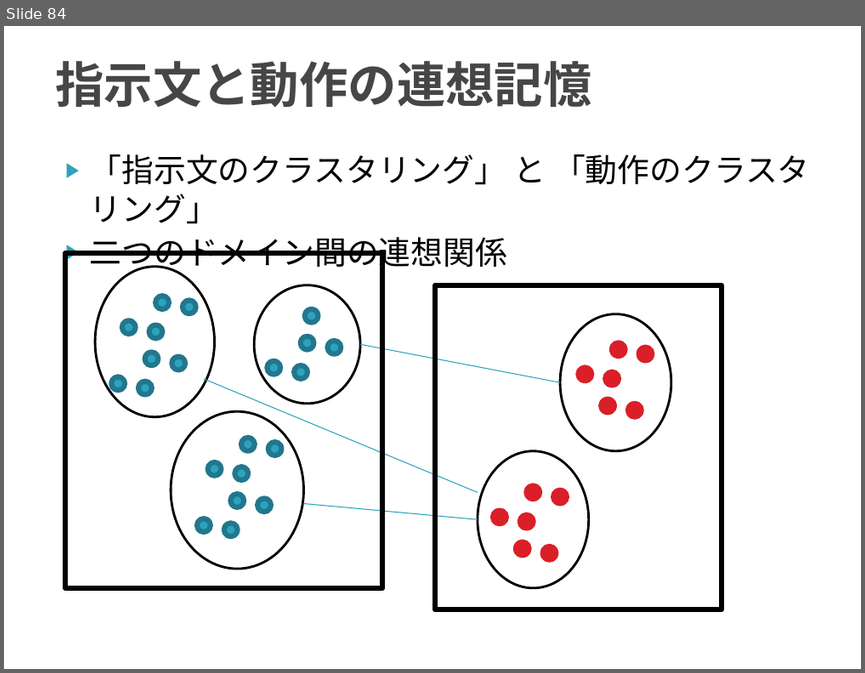
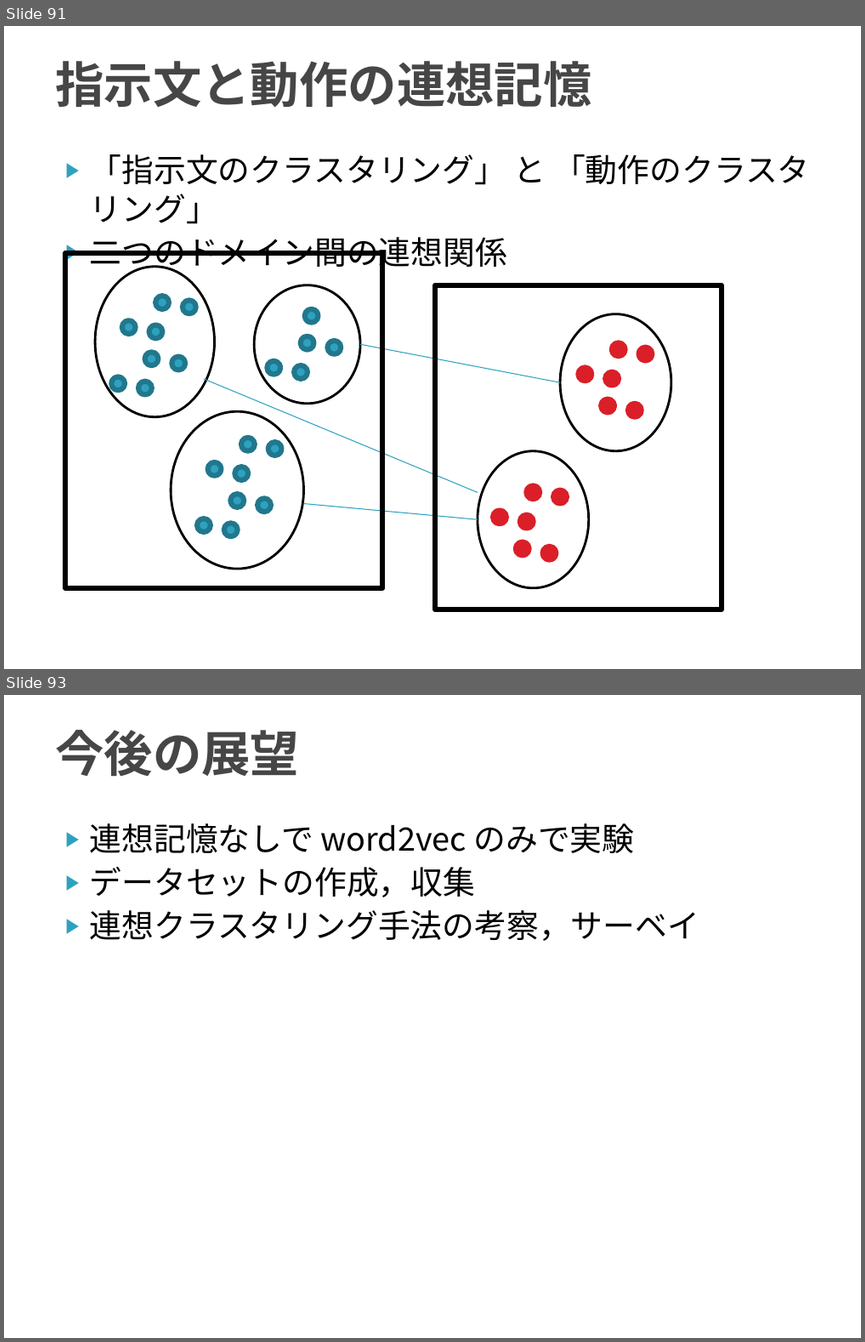
Before and after one commit to TetsuyaKomota/GitforEclipseTest, a slide deck: IntentionLearning_v2/slide/discussion2016.pptx. Shown one above the other, each under a label of ours: slide 84 before the commit, slides 91 and 93 after it; the slides between them are not shown. The pictures are 865x673 and 865x1342 pixels, drawn with LibreOffice and Linux fonts; fonts in the diff are those of the drawing. Boxes give left, top, right and bottom in pixels: in the first picture for what was removed or moved away, otherwise in the second. Text is boxed around its words. In the diff, an @@ line names an element or a change of style, - is before the commit and + after.

```diff
--- a/IntentionLearning_v2/slide/discussion2016.pptx
+++ b/IntentionLearning_v2/slide/discussion2016.pptx
@@ slide 93 added at (4,695,861,1338), background #FFFFFF @@
@@ title added at (55,730,299,777), 41 pt, text #464646, bold @@
+今後の展望
@@ text added at (90,823,699,941), 27 pt, text #000000 @@
+▶ 連想記憶なしで word2vec のみで実験
+▶ データセットの作成，収集
+▶ 連想クラスタリング手法の考察，サーベイ
@@ what was slide 84 is now slide 91 @@
```
Also in this commit, not shown: 4 slides changed, 7 other slides added.
